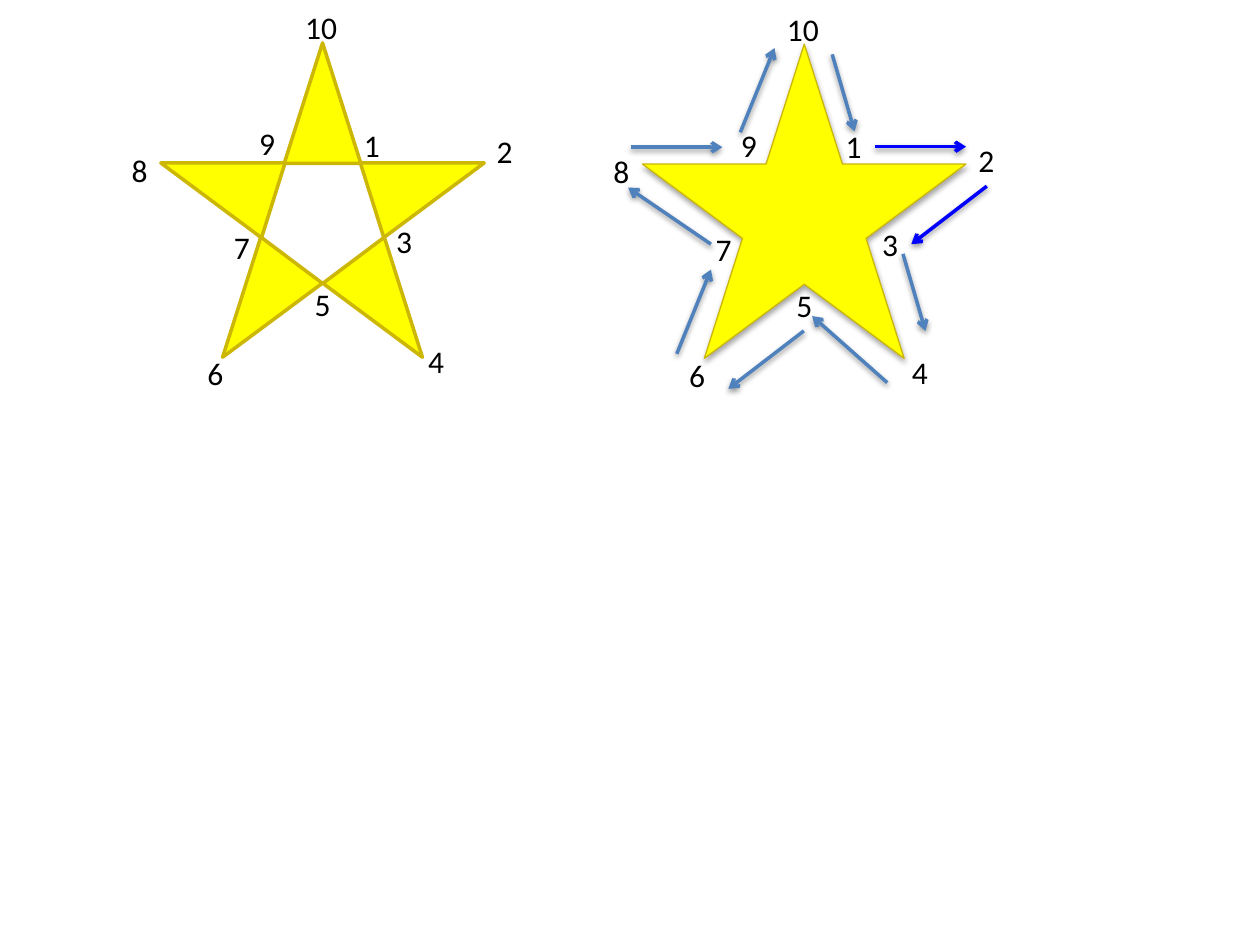
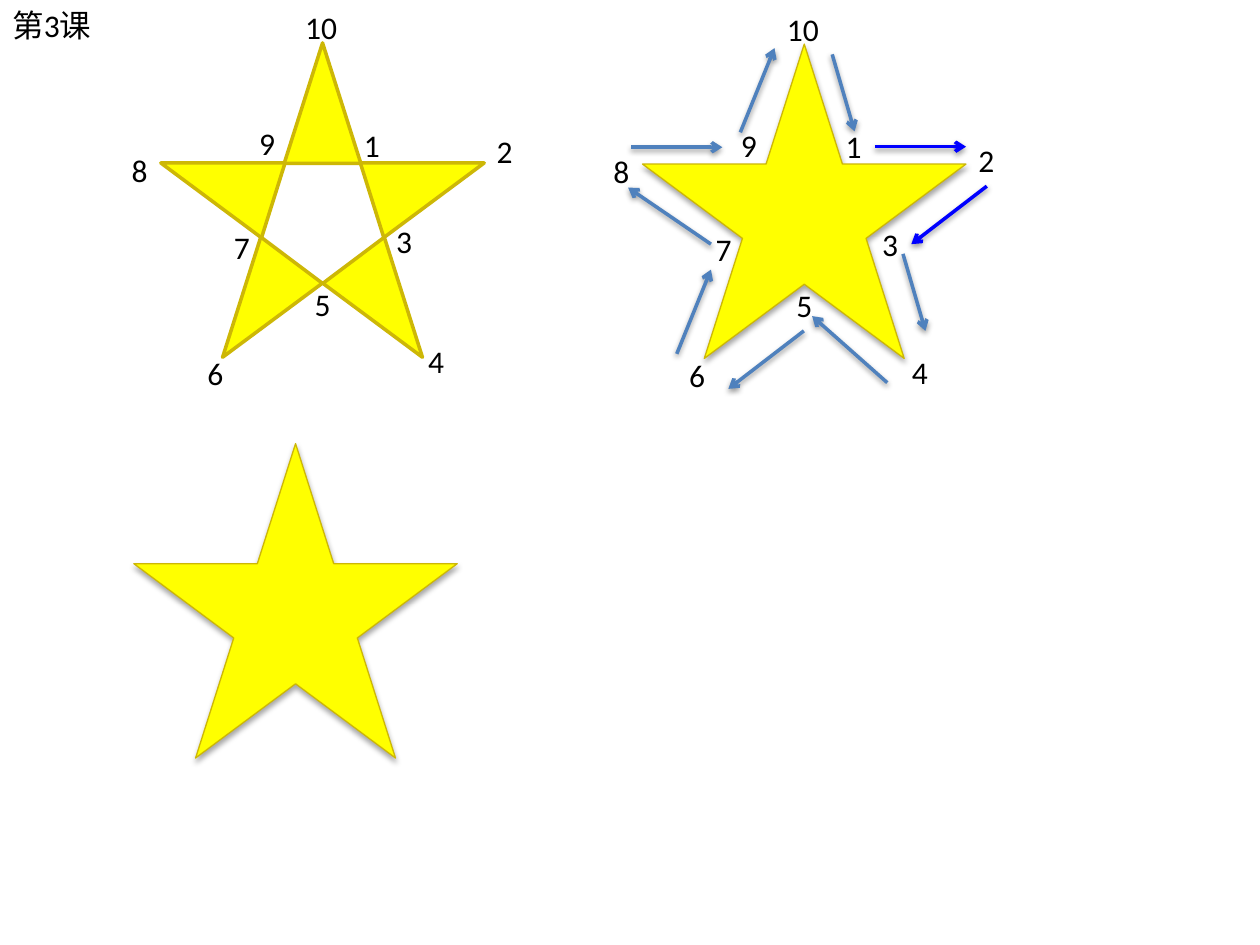
Before and after one commit to jellier/teachkidspython, a slide deck: slide 11 of Python入门课0.pptx (slide 14 before the commit). Drawn at 1260x945 pixels with LibreOffice and Linux fonts; fonts in the diff are those of the drawing. Boxes give left, top, right and bottom in pixels: in the first picture for what was removed or moved away, otherwise in the second. Text is boxed around its words. In the diff, an @@ line names an element or a change of style, - is before the commit and + after.

```diff
--- a/Python入门课0.pptx
+++ b/Python入门课0.pptx
@@ text added at (12,10,91,40), 18 pt, text #000000 @@
+第3课
@@ star added at (134,444,457,759), fill #FFFF00, outline #CDB706 0.75 pt @@
```
Also in this commit, not shown: 2 other slides changed, 1 slide removed, 2 other files.
